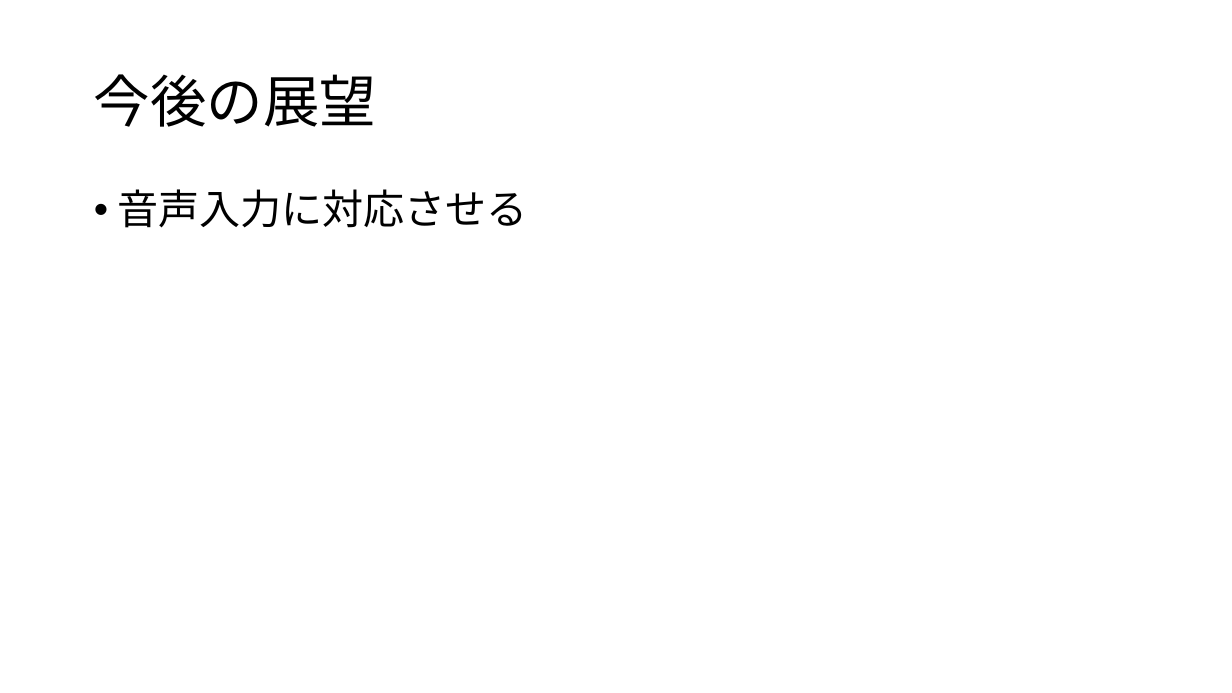
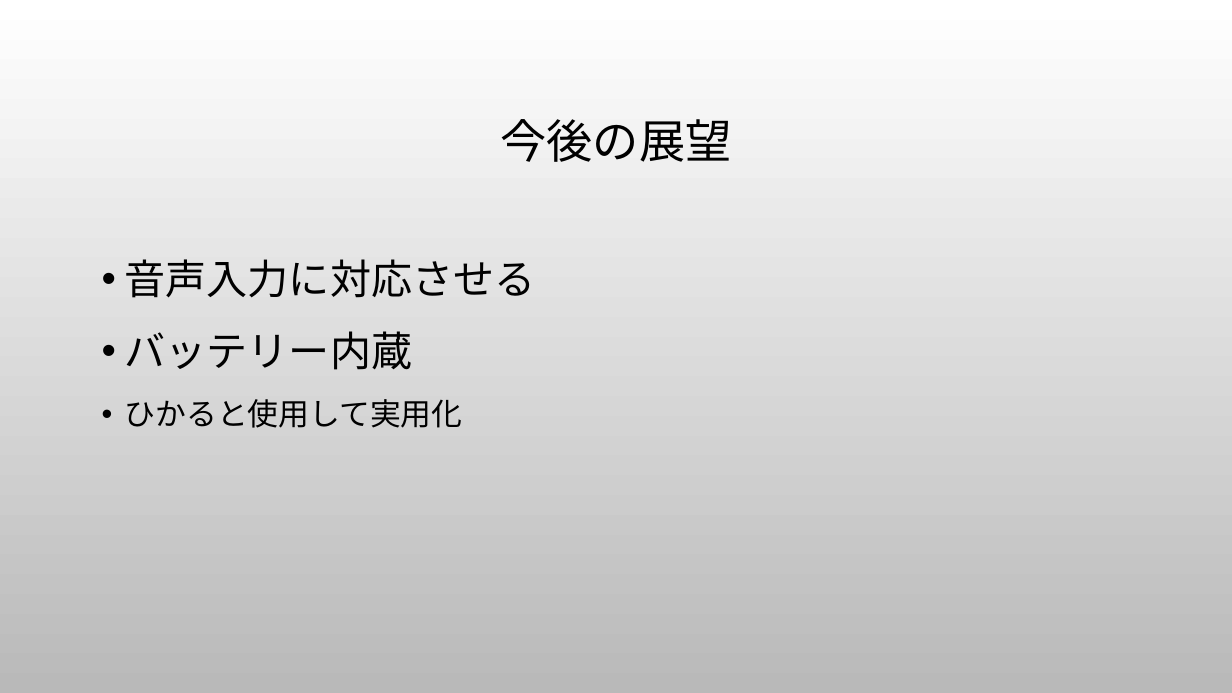
Before and after one commit to hayaken8112/BDM, a slide deck: slide 6 of BDMslide.pptx (slide 4 before the commit). Drawn at 1232x693 pixels with LibreOffice and Linux fonts; fonts in the diff are those of the drawing; background and template pictures are left out. Boxes give left, top, right and bottom in pixels: in the first picture for what was removed or moved away, otherwise in the second. Text is boxed around its words. In the diff, an @@ line names an element or a change of style, - is before the commit and + after.

```diff
--- a/BDMslide.pptx
+++ b/BDMslide.pptx
@@ background #FFFFFF to picture (left out) @@
@@ title "今後の展望": place and size @@
-title "今後の展望" at <box>94,74,376,127</box>
+title "今後の展望" at <box>500,119,731,162</box>
@@ title "今後の展望" at <box>500,119,731,162</box>: size 44 to 36 pt; alignment left to centre @@
@@ text "音声入力に対応させる": place and size @@
-text "音声入力に対応させる" at <box>117,189,528,228</box>
+text "音声入力に対応させる" at <box>125,259,536,428</box>
@@ text at <box>125,259,536,298</box>: line spacing 0.9 to 1.2 @@
@@ text at <box>125,331,463,428</box>: paragraphs added @@
+• バッテリー内蔵
+• ひかると使用して実用化
```
Also in this commit, not shown: 3 other slides changed, 3 slides added, 1 other file.
